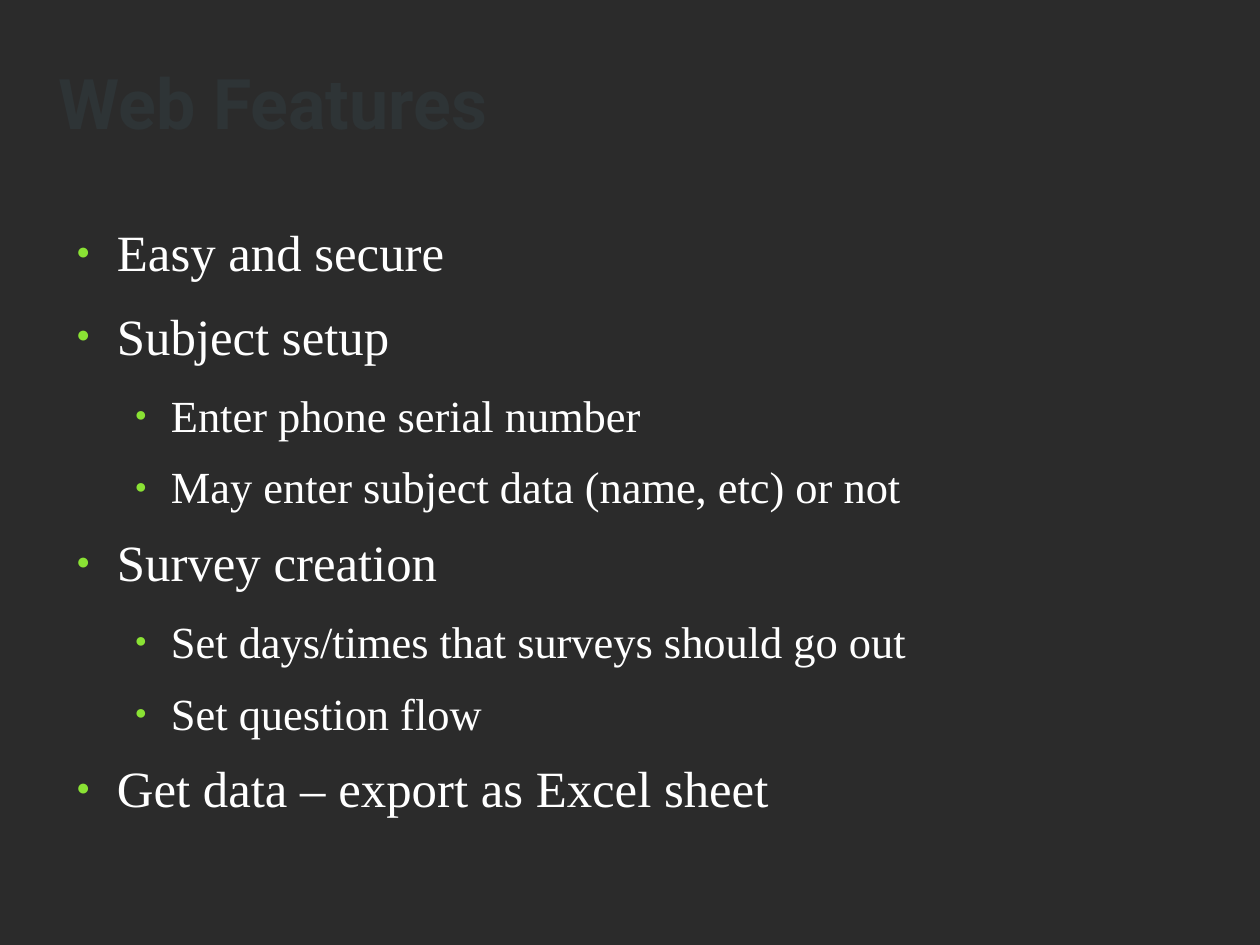
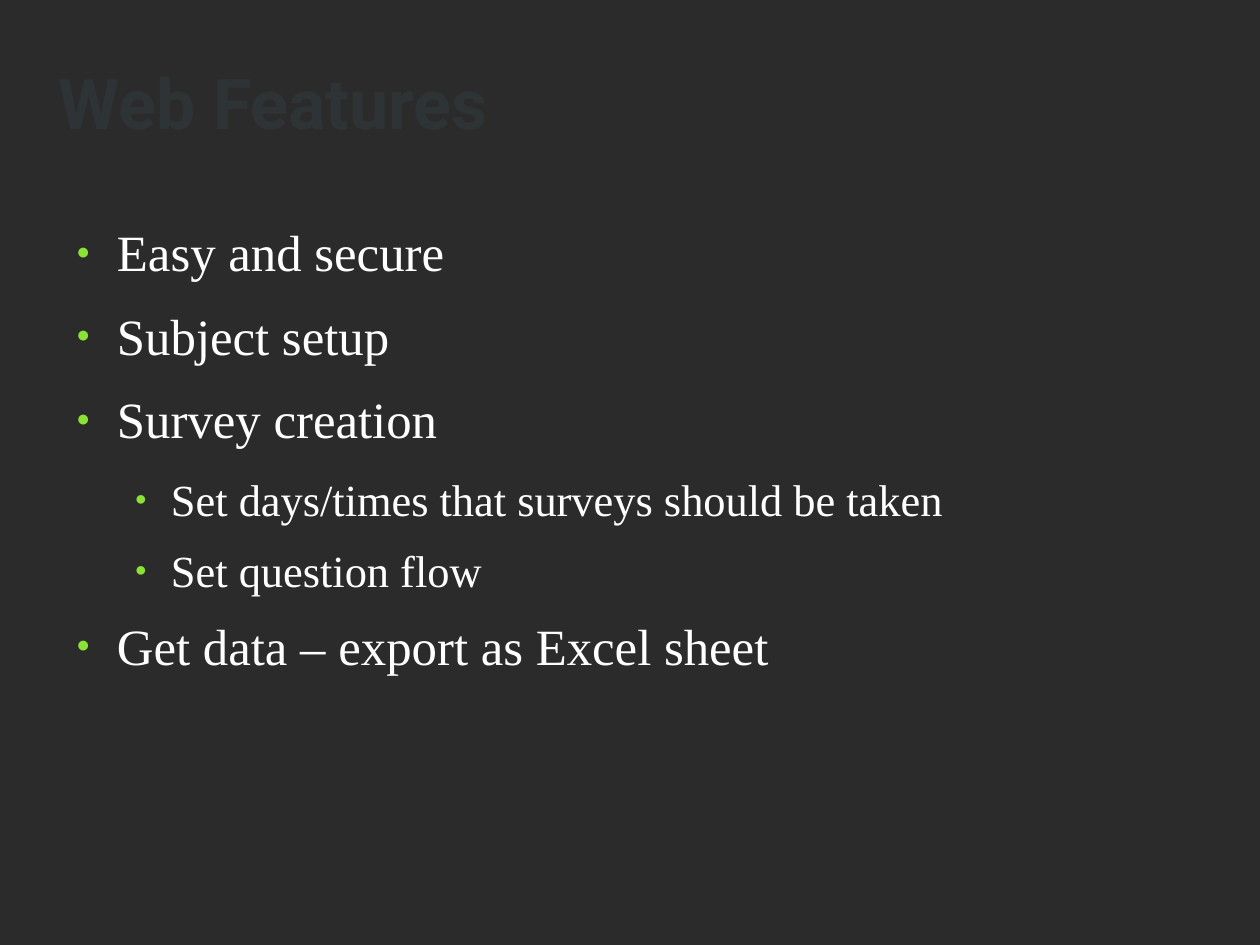
Before and after one commit to aewalker/Survey-Droid, a slide deck: slide 5 of doc/presentation-slides.odp. Drawn at 1260x945 pixels with LibreOffice and Linux fonts; fonts in the diff are those of the drawing; background and template pictures are left out; a plain dark background stands for a picture behind light text. Boxes give left, top, right and bottom in pixels: in the first picture for what was removed or moved away, otherwise in the second. Text is boxed around its words. In the diff, an @@ line names an element or a change of style, - is before the commit and + after.

```diff
--- a/doc/presentation-slides.odp
+++ b/doc/presentation-slides.odp
@@ text at box(171, 401, 901, 512): paragraphs removed @@
-  ● Enter phone serial number
-  ● May enter subject data (name, etc) or not
@@ text at box(171, 485, 942, 524): text changed @@
-  ● Set days/times that surveys should go out
+  ● Set days/times that surveys should be taken
```
Also in this commit, not shown: 9 other slides changed, 2 other files.
